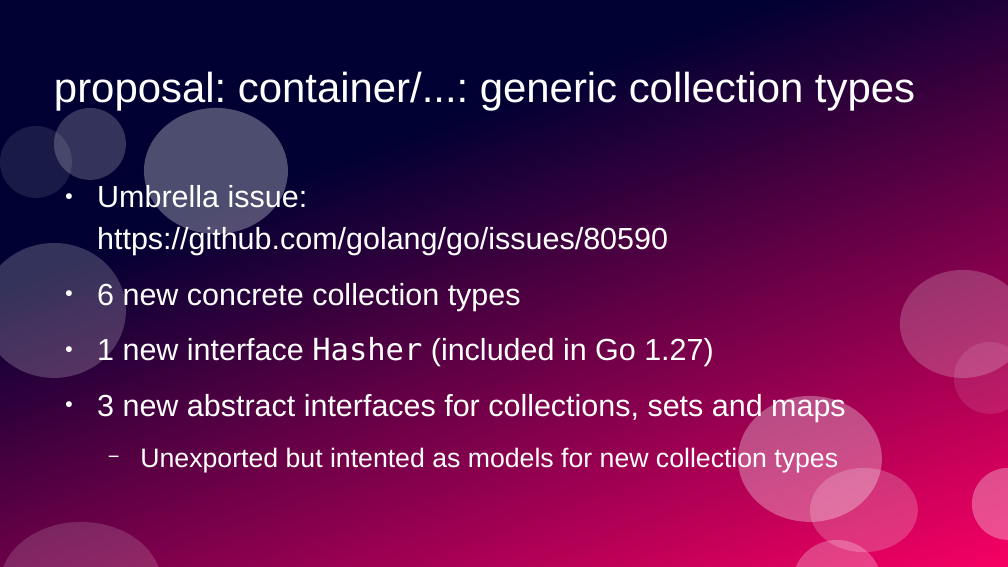
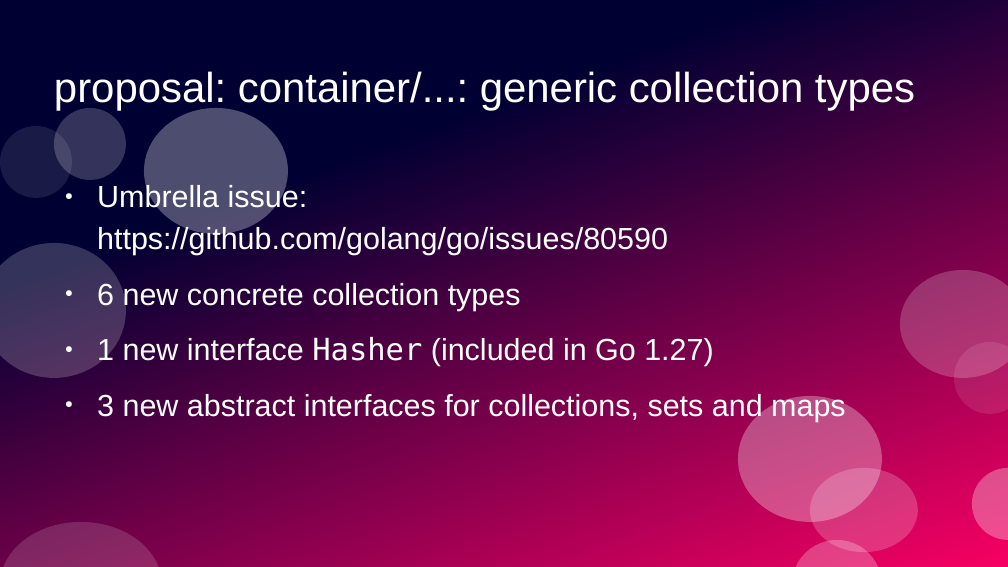
Before and after one commit to ramalho/sets-in-go, a slide deck: slide 27 of sets-in-go.odp (slide 25 before the commit). Drawn at 1008x567 pixels with LibreOffice and Linux fonts; fonts in the diff are those of the drawing. Boxes give left, top, right and bottom in pixels: in the first picture for what was removed or moved away, otherwise in the second. Text is boxed around its words. In the diff, an @@ line names an element or a change of style, - is before the commit and + after.

```diff
--- a/sets-in-go.odp
+++ b/sets-in-go.odp
@@ text at box(140, 446, 838, 472): paragraph removed @@
-  − Unexported but intented as models for new collection types
```
Also in this commit, not shown: 8 other slides changed, 12 slides added, 2 slides removed, 2 other files.
